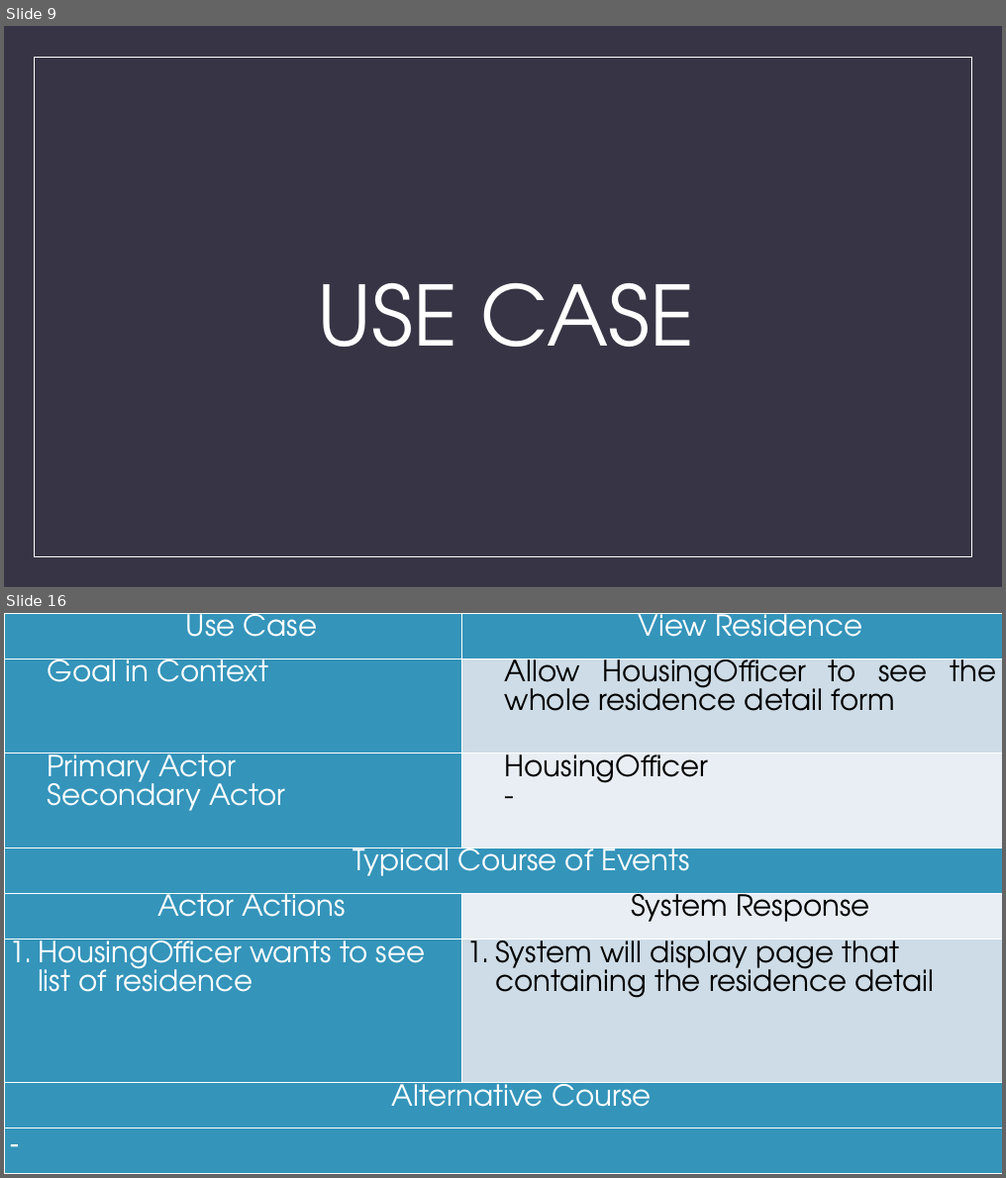
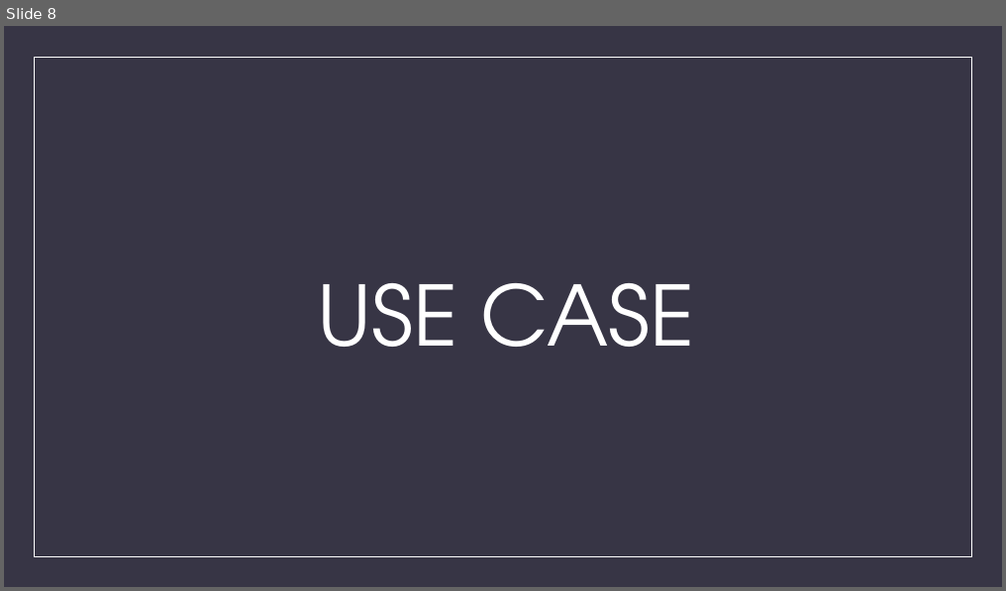
Before and after one commit to aldobagus725/Web-Based-Information-System-for-Micro-Housing-System-in-Kuala-Lumpur, a slide deck: ASS 3 Document/ASS3_BIT302_E1700882_E1700873_PowerPoint.pptx. Shown one above the other, each under a label of ours: slides 9 and 16 before the commit, slide 8 after it; the slides between them are not shown. The pictures are 1006x1178 and 1006x591 pixels, drawn with LibreOffice and Linux fonts; fonts in the diff are those of the drawing. Boxes give left, top, right and bottom in pixels: in the first picture for what was removed or moved away, otherwise in the second. Text is boxed around its words. In the diff, an @@ line names an element or a change of style, - is before the commit and + after.

```diff
--- a/ASS 3 Document/ASS3_BIT302_E1700882_E1700873_PowerPoint.pptx
+++ b/ASS 3 Document/ASS3_BIT302_E1700882_E1700873_PowerPoint.pptx
@@ slide 16 removed at box(4, 613, 1002, 1174), background #373545; not listed: 1 template element that a slide beside it also shows @@
@@ table removed at box(4, 613, 1002, 1174), 8 rows, 2 columns @@
-Use Case | View Residence
-Goal in Context | Allow HousingOfficer to see the whole residence detail form
-Primary Actor / Secondary Actor | HousingOfficer / -
-Typical Course of Events | 
-Actor Actions | System Response
-HousingOfficer wants to see list of residence | System will display page that containing the residence detail
-Alternative Course | 
- | 
@@ what was slide 9 is now slide 8 @@
```
Also in this commit, not shown: 18 other slides removed.
